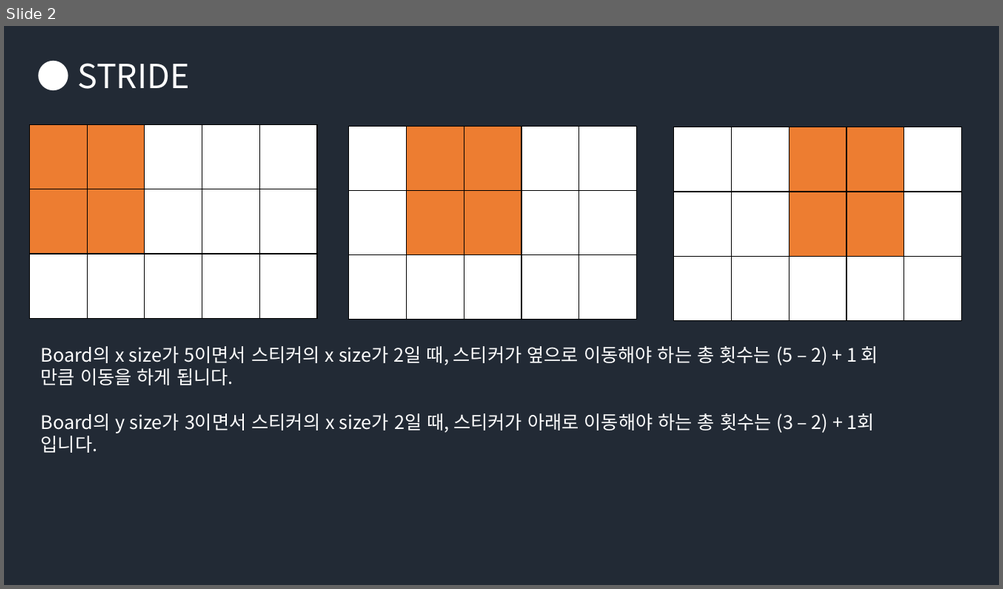
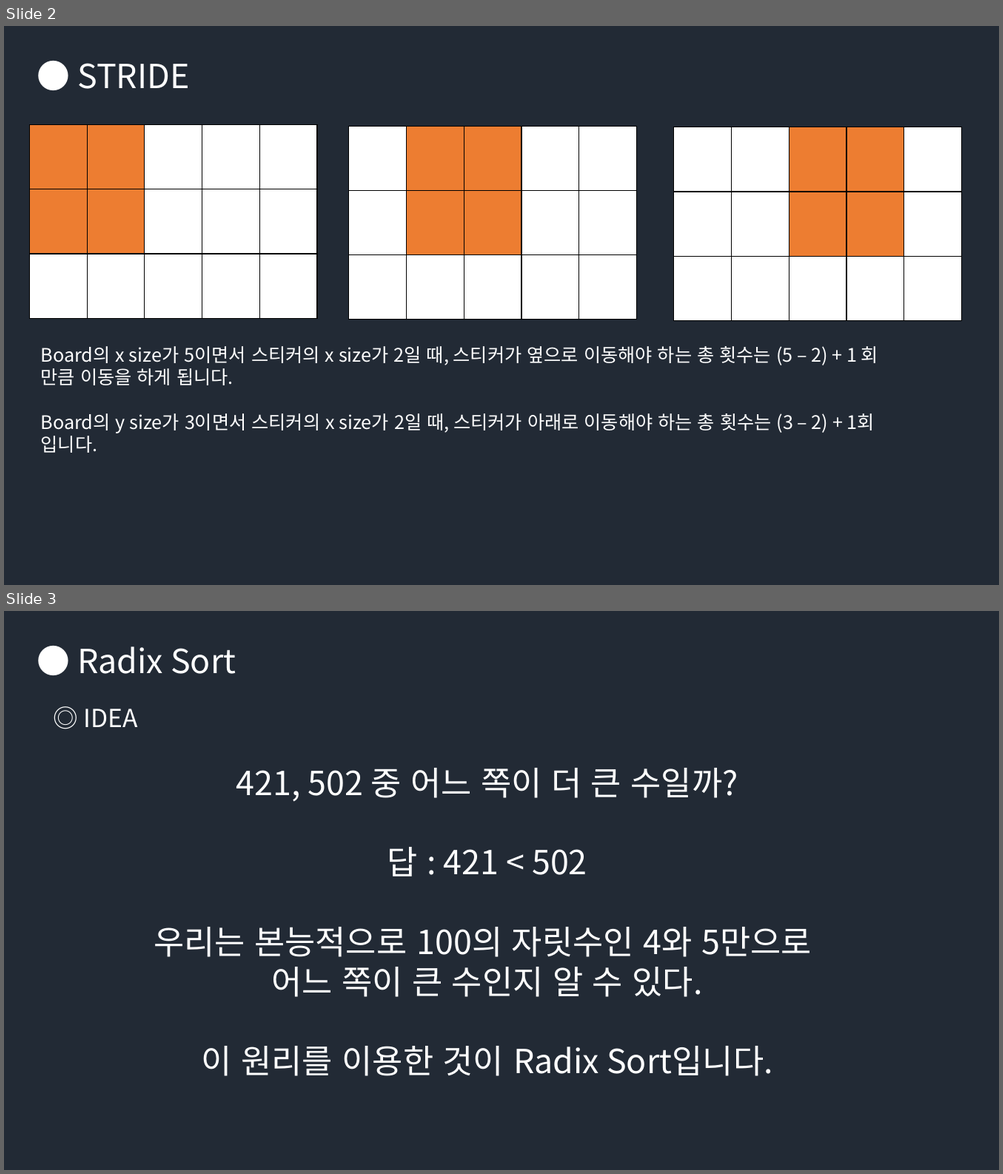
Before and after one commit to Groot-Space/Groot-space.github.io, a slide deck: assets/images/Dynamic Programming.pptx. Shown one above the other, each under a label of ours: slide 2 before the commit, slides 2 and 3 after it. The pictures are 1003x589 and 1003x1174 pixels, drawn with LibreOffice and Linux fonts; fonts in the diff are those of the drawing. Boxes give left, top, right and bottom in pixels: in the first picture for what was removed or moved away, otherwise in the second. Text is boxed around its words. In the diff, an @@ line names an element or a change of style, - is before the commit and + after.

Commit message:
radixsort algorithm

```diff
--- a/assets/images/Dynamic Programming.pptx
+++ b/assets/images/Dynamic Programming.pptx
@@ slide 3 added at <box>4,611,999,1170</box>, background #222A35 @@
@@ text added at <box>77,647,236,674</box>, 32 pt, text #FFFFFF @@
+● Radix Sort
@@ text added at <box>84,709,811,1076</box>, 32 pt, text #FFFFFF @@
+◎ IDEA
+421, 502 중 어느 쪽이 더 큰 수일까?
+답 : 421 < 502
+우리는 본능적으로 100의 자릿수인 4와 5만으로
+어느 쪽이 큰 수인지 알 수 있다.
+이 원리를 이용한 것이 Radix Sort입니다.
```
Also in this commit, not shown: 7 other slides added, 9 other files.
